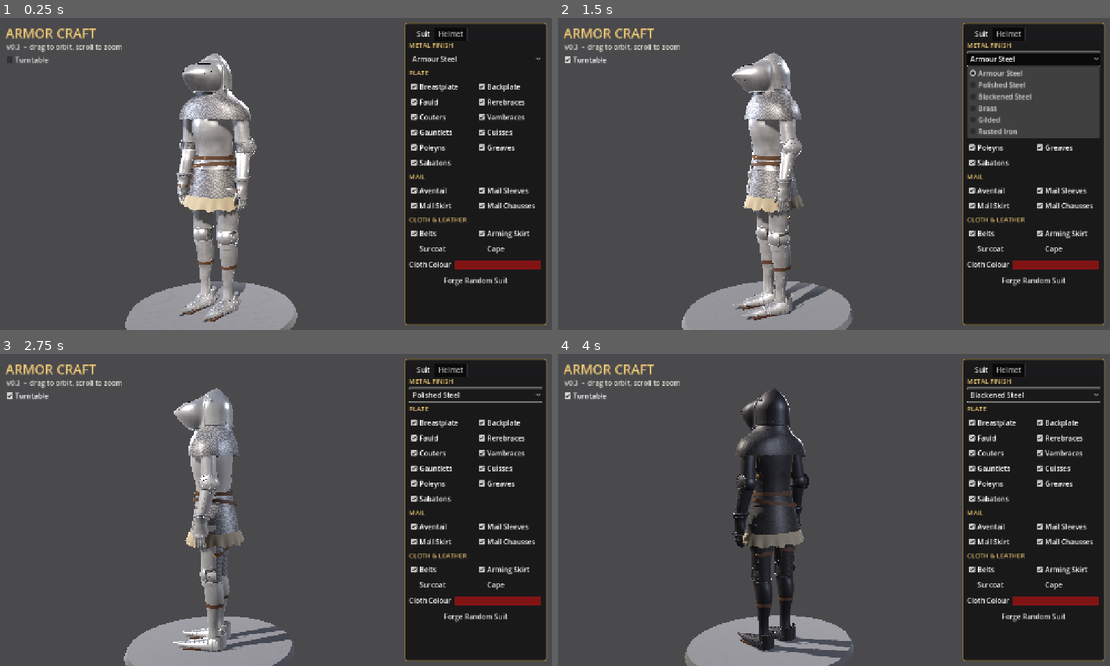
Above: before the commit, frames 1-4 (two rows, left to right).
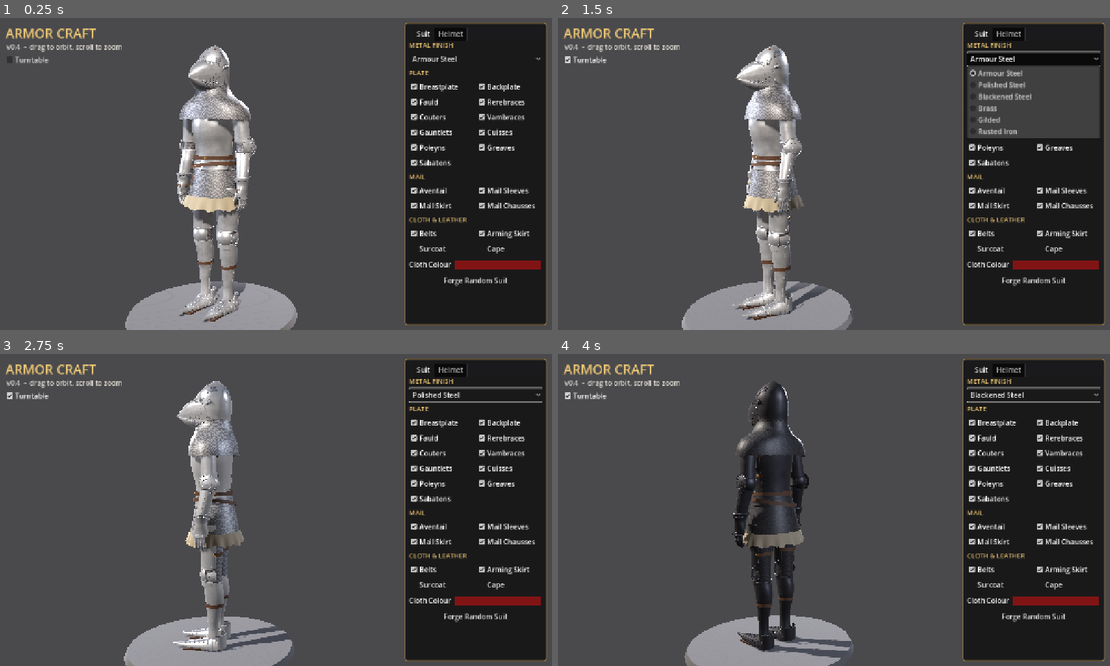
Above: after the commit, the same moments.

Repository: Kmad666/Armor-Craft
Game: Godot game, scene res://scenes/main.tscn
The game is run twice, just before and just after one commit, with the same random seed, the same clock (stepped at 60 frames per second) and the same inputs.
Inputs:
- Up to frame 1 (0.25 s): no input
- Up to frame 2 (1.5 s): click "Turntable" at 0.5 s; click "Armour Steel" at 1.25 s
- Up to frame 3 (2.75 s): click "Breastplate" at 2 s
- Up to frame 4 (4 s): click "Polished Steel" at 2.75 s; click "Fauld" at 3.5 s

The runs differ from the first frame. In frame 1, 0.7% of the frame differs, in the area x 2-43%, y 8-26%; in frame 2, 0.7%; in frame 3, 0.6%; in frame 4, 0.5%.

Commit message:
v0.4: hounskull bascinet modelled in Blender as a separate piece
Blender build script generates the helmet (cut face opening, real eye
slit and breaths, hinged visor, lining, rivets, vervelles, rosette
pivots) with Width/Height/Apex/Snout shape keys. Exported to glb and
loaded onto the mannequin head socket; morph and visor-raise sliders in
the Helmet tab. Procedural designer kept as a second option.

Co-Authored-By: Claude Opus 5.5 <noreply@anthropic.com>
Claude-Session: https://claude.ai/code/session_01WeZQLGxhK27PqRdm928ucn

Diff:
--- a/scripts/main.gd
+++ b/scripts/main.gd
@@ -3,6 +3,8 @@
 ## Everything is built in code so the project stays tiny and easy to iterate on.
 
 const HelmetBuilder := preload("res://scripts/helmet_builder.gd")
+const HelmetPiece := preload("res://scripts/pieces/helmet_piece.gd")
+const BASCINET_SCENE := preload("res://assets/pieces/helmet_bascinet.glb")
 const SuitBuilder := preload("res://scripts/suit_builder.gd")
 const METAL_SHADER := preload("res://shaders/metal.gdshader")
 const MAIL_SHADER := preload("res://shaders/mail.gdshader")
@@ -54,6 +56,16 @@
 const HELMET_TOGGLES := [["Pig-Face Visor", "visor"], ["Breaths", "breaths"], ["Plume", "plume"], ["Rolled Rim", "rim"]]
 
 const HELMET_Y := 1.6
+## Head socket: modelled helmets are authored around the centre of the head.
+const HEAD_SOCKET := Vector3(0.0, 1.735, 0.0)
+## Modelled helmet sliders: label, morph, min, max ("Visor" opens the hinge).
+const MODEL_SLIDERS := [
+	["Width", "Width", -1.0, 1.0],
+	["Height", "Height", -1.0, 1.0],
+	["Apex", "Apex", -0.6, 1.0],
+	["Snout", "Snout", -0.8, 1.0],
+	["Visor Raised", "Visor", 0.0, 1.0],
+]
 
 var camera: Camera3D
 var yaw := 0.55
@@ -77,6 +89,9 @@
 
 var head_node: MeshInstance3D
 var helmet_node: Node3D
+var modeled_helmet: Node3D
+var helmet_mode := 0  # 0 = modelled bascinet, 1 = procedural designer
+var model_controls := {}
 var groups := {}
 var group_checks := {}
 var wear_helmet := true
@@ -103,6 +118,11 @@
 		"linen": linen_mat, "cloth": cloth_mat, "brass": brass_mat,
 	}).build()
 	helmet_params = HELMET_PRESETS["Hounskull Bascinet"].duplicate()
+	modeled_helmet = HelmetPiece.new()
+	modeled_helmet.name = "ModeledHelmet"
+	add_child(modeled_helmet)
+	modeled_helmet.setup(BASCINET_SCENE, {"Steel": metal_mat, "Leather": leather_mat})
+	modeled_helmet.position = HEAD_SOCKET
 	_rebuild_helmet()
 	_build_ui()
 	_apply_finish(0)
@@ -290,9 +310,17 @@
 		helmet_node.queue_free()
 	helmet_node = HelmetBuilder.build(helmet_params, metal_mat, dark_mat, cloth_mat)
 	helmet_node.position = Vector3(0, HELMET_Y, 0)
-	helmet_node.visible = wear_helmet
 	add_child(helmet_node)
-	head_node.visible = not wear_helmet
+	_update_helmet_visibility()
+
+
+func _update_helmet_visibility() -> void:
+	if helmet_node:
+		helmet_node.visible = wear_helmet and helmet_mode == 1
+	if modeled_helmet:
+		modeled_helmet.visible = wear_helmet and helmet_mode == 0
+	# The modelled helmet has a real face opening, so keep the head inside it.
+	head_node.visible = not wear_helmet or helmet_mode == 0
 
 
 # --------------------------------------------------------------------------
@@ -346,7 +374,7 @@
 	layer.add_child(title)
 
 	var hint := Label.new()
-	hint.text = "v0.3  -  drag to orbit, scroll to zoom"
+	hint.text = "v0.4  -  drag to orbit, scroll to zoom"
 	hint.add_theme_color_override("font_color", Color(0.85, 0.83, 0.8))
 	hint.position = Vector2(24, 56)
 	layer.add_child(hint)
@@ -460,36 +488,64 @@
 	wear.button_pressed = true
 	wear.toggled.connect(func(v: bool) -> void:
 		wear_helmet = v
-		helmet_node.visible = v
-		head_node.visible = not v)
+		_update_helmet_visibility())
 	box.add_child(wear)
 
-	_header(box, "Preset")
+	_header(box, "Helmet")
+	var model_option := OptionButton.new()
+	model_option.add_item("Hounskull Bascinet (modelled)")
+	model_option.add_item("Procedural Designer")
+	box.add_child(model_option)
+
+	var modeled := VBoxContainer.new()
+	modeled.add_theme_constant_override("separation", 6)
+	box.add_child(modeled)
+	_header(modeled, "Morph")
+	for spec in MODEL_SLIDERS:
+		_model_slider(modeled, spec)
+	var reset := Button.new()
+	reset.text = "Reset Shape"
+	reset.pressed.connect(func() -> void:
+		for spec in MODEL_SLIDERS:
+			(model_controls[spec[1]] as HSlider).value = 0.0)
+	modeled.add_child(reset)
+
+	var proc := VBoxContainer.new()
+	proc.add_theme_constant_override("separation", 6)
+	proc.visible = false
+	box.add_child(proc)
+	model_option.item_selected.connect(func(i: int) -> void:
+		helmet_mode = i
+		modeled.visible = i == 0
+		proc.visible = i == 1
+		_update_helmet_visibility())
+
+	_header(proc, "Preset")
 	preset_option = OptionButton.new()
 	for k in HELMET_PRESETS.keys():
 		preset_option.add_item(k)
 	preset_option.item_selected.connect(_on_preset)
-	box.add_child(preset_option)
-
-	_header(box, "Shape")
+	proc.add_child(preset_option)
+
+	_header(proc, "Shape")
 	for s in HELMET_SLIDERS:
-		_helmet_slider(box, s)
-
-	_header(box, "Visor & Slits")
+		_helmet_slider(proc, s)
+
+	_header(proc, "Visor & Slits")
 	style_option = OptionButton.new()
 	for st in HelmetBuilder.SLIT_STYLES:
 		style_option.add_item(st)
 	style_option.item_selected.connect(func(i: int) -> void:
 		helmet_params["slit_style"] = i
 		_rebuild_helmet())
-	box.add_child(style_option)
+	proc.add_child(style_option)
 	for s in VISOR_SLIDERS:
-		_helmet_slider(box, s)
-
-	_header(box, "Features")
+		_helmet_slider(proc, s)
+
+	_header(proc, "Features")
 	var grid := GridContainer.new()
 	grid.columns = 2
-	box.add_child(grid)
+	proc.add_child(grid)
 	for tg in HELMET_TOGGLES:
 		var key: String = tg[1]
 		var cb := CheckBox.new()
@@ -504,9 +560,30 @@
 	var rnd := Button.new()
 	rnd.text = "Forge Random Helmet"
 	rnd.pressed.connect(_randomize_helmet)
-	box.add_child(rnd)
+	proc.add_child(rnd)
 
 	_sync_helmet_ui()
+
+
+func _model_slider(parent: Control, spec: Array) -> void:
+	var label_text: String = spec[0]
+	var key: String = spec[1]
+	var lbl := Label.new()
+	lbl.text = "%s: 0.00" % label_text
+	parent.add_child(lbl)
+	var sl := HSlider.new()
+	sl.min_value = spec[2]
+	sl.max_value = spec[3]
+	sl.step = 0.01
+	sl.size_flags_horizontal = Control.SIZE_EXPAND_FILL
+	parent.add_child(sl)
+	sl.value_changed.connect(func(v: float) -> void:
+		lbl.text = "%s: %.2f" % [label_text, v]
+		if key == "Visor":
+			modeled_helmet.set_visor_open(v)
+		else:
+			modeled_helmet.set_morph(key, v))
+	model_controls[key] = sl
 
 
 func _helmet_slider(parent: Control, spec: Array) -> void:
@@ -558,7 +635,7 @@
 
 func _on_tab_changed(tab: int) -> void:
 	if tab == 1:
-		target_focus = Vector3(0, 1.74, 0)
+		target_focus = Vector3(0, 1.76, 0)
 		target_distance = 1.05
 	else:
 		target_focus = Vector3(0, 1.0, 0)
--- /dev/null
+++ b/scripts/pieces/helmet_piece.gd
@@ -0,0 +1,53 @@
+extends Node3D
+## A modelled armour piece loaded from a .glb built in Blender
+## (see art/blender/). The piece's origin is its socket on the mannequin;
+## for a helmet that is the centre of the head at eye level.
+##
+## Blender shape keys arrive as blend shapes and become morph sliders.
+## A "VisorPivot" node, if present, is the visor hinge (rotate about X).
+
+const MORPHS := ["Width", "Height", "Apex", "Snout"]
+const VISOR_MAX_DEG := 75.0
+
+var _meshes: Array[MeshInstance3D] = []
+var _visor: Node3D
+
+
+## mats maps Blender material names ("Steel", "Leather") to game materials.
+func setup(scene: PackedScene, mats: Dictionary) -> void:
+	var inst := scene.instantiate()
+	add_child(inst)
+	for n in inst.find_children("*", "MeshInstance3D", true, false):
+		var mi := n as MeshInstance3D
+		_meshes.append(mi)
+		for s in mi.mesh.get_surface_count():
+			var m := mi.mesh.surface_get_material(s)
+			var key := m.resource_name if m else ""
+			if mats.has(key):
+				mi.set_surface_override_material(s, mats[key])
+	_visor = inst.find_child("VisorPivot", true, false) as Node3D
+
+
+func set_morph(morph: String, value: float) -> void:
+	for mi in _meshes:
+		var idx := mi.find_blend_shape_by_name(morph)
+		if idx >= 0:
+			mi.set_blend_shape_value(idx, value)
+
+
+func get_morph(morph: String) -> float:
+	for mi in _meshes:
+		var idx := mi.find_blend_shape_by_name(morph)
+		if idx >= 0:
+			return mi.get_blend_shape_value(idx)
+	return 0.0
+
+
+## 0 = visor down, 1 = fully raised.
+func set_visor_open(amount: float) -> void:
+	if _visor:
+		_visor.rotation.x = -deg_to_rad(VISOR_MAX_DEG) * clampf(amount, 0.0, 1.0)
+
+
+func has_visor() -> bool:
+	return _visor != null
--- /dev/null
+++ b/tests/check_helmet.gd
@@ -0,0 +1,17 @@
+extends SceneTree
+func _init():
+	var main = load("res://scenes/main.tscn").instantiate()
+	root.add_child(main)
+	await process_frame
+	var h = main.modeled_helmet
+	var names := []
+	for mi in h.find_children("*", "MeshInstance3D", true, false):
+		names.append("%s(%d shapes)" % [mi.name, mi.mesh.get_blend_shape_count()])
+	print("parts: ", names)
+	h.set_morph("Width", -0.5)
+	print("width -0.5 reads back: ", h.get_morph("Width"))
+	h.set_visor_open(1.0)
+	print("visor: ", h.has_visor())
+	main._randomize_suit()
+	print("OK")
+	quit()
--- /dev/null
+++ b/tests/shot_helmet.gd
@@ -0,0 +1,22 @@
+extends SceneTree
+func snap(main, name, yaw, pitch, dist, fy):
+	main.yaw = yaw; main.pitch = pitch
+	main.target_distance = dist; main.distance = dist
+	main.target_focus = Vector3(0, fy, 0); main.focus = main.target_focus
+	for i in 25: await process_frame
+	root.get_texture().get_image().save_png(OS.get_environment("SHOT_DIR") + "/" + name + ".png")
+func _init():
+	var main = load("res://scenes/main.tscn").instantiate()
+	root.add_child(main)
+	await process_frame
+	var h = main.modeled_helmet
+	await snap(main, "g_helm", 0.6, 0.06, 0.95, 1.73)
+	await snap(main, "g_side", 1.5708, 0.02, 0.95, 1.73)
+	h.set_visor_open(1.0)
+	await snap(main, "g_open", 0.7, 0.12, 0.95, 1.73)
+	h.set_visor_open(0.0)
+	h.set_morph("Apex", 1.0); h.set_morph("Snout", 1.0); h.set_morph("Width", -0.4)
+	await snap(main, "g_morph", 1.2, 0.05, 0.95, 1.75)
+	h.set_morph("Apex", 0.0); h.set_morph("Snout", 0.0); h.set_morph("Width", 0.0)
+	await snap(main, "g_full", 0.55, 0.12, 2.7, 1.0)
+	quit()
Not shown, added: art/.gdignore
Binary file added: assets/pieces/helmet_bascinet.glb
Binary file added: docs/bascinet_render.png
Binary file changed: docs/helmet.png
Binary file changed: docs/suit.png
Not shown, added: scripts/pieces/helmet_piece.gd.uid
Not shown, added: tests/check_helmet.gd.uid
Not shown, added: tests/debug_group.gd.uid
Not shown, added: tests/ortho.gd.uid
Not shown, added: art/blender/helmet_bascinet.blend
